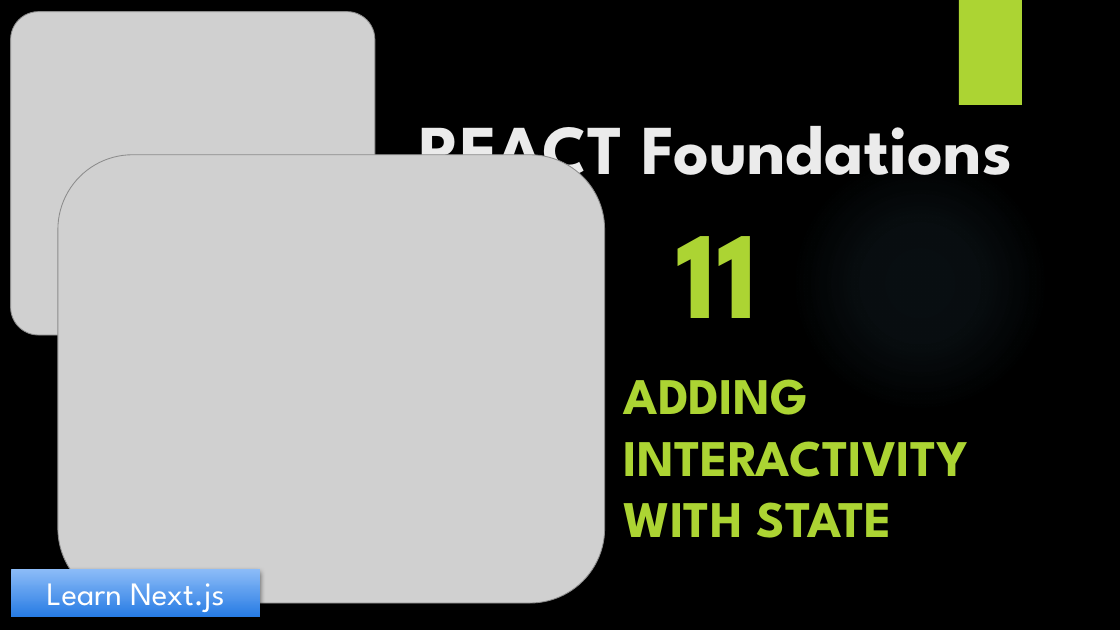
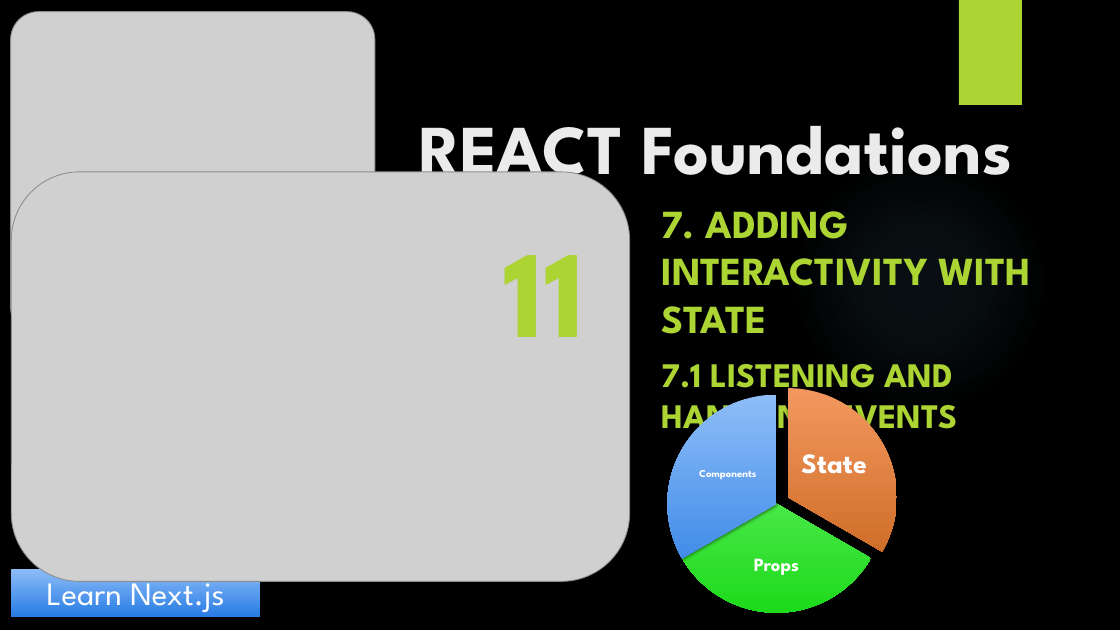
Before and after one commit to yasenstar/learn_javascript, a slide deck: slide 12 of learn_nextjs/1_React-Foundation/React_Foundations.pptx. Drawn at 1120x630 pixels with LibreOffice and Linux fonts; fonts in the diff are those of the drawing; grey boxes stand for pictures; background and template pictures are left out. Boxes give left, top, right and bottom in pixels: in the first picture for what was removed or moved away, otherwise in the second. Text is boxed around its words. In the diff, an @@ line names an element or a change of style, - is before the commit and + after.

```diff
--- a/learn_nextjs/1_React-Foundation/React_Foundations.pptx
+++ b/learn_nextjs/1_React-Foundation/React_Foundations.pptx
@@ picture resized from (x1=58, y1=155, x2=605, y2=603) to (x1=11, y1=172, x2=629, y2=581) @@
@@ text "11" moved from (x1=677, y1=236, x2=758, y2=318) to (x1=504, y1=255, x2=585, y2=337) @@
@@ subtitle at (x1=661, y1=211, x2=1031, y2=439): text changed; size 44 to 34.1 pt @@
-ADDING INTERACTIVITY WITH STATE
+7. ADDING INTERACTIVITY WITH STATE
+7.1 LISTENING AND HANDLING EVENTS
@@ group added at (x1=668, y1=388, x2=897, y2=613): 3 pie slice (boxed as its full ellipse)s, 3 texts @@
+State
+Props
+Components
```
Also in this commit, not shown: 1 slide added, 2 other files.
